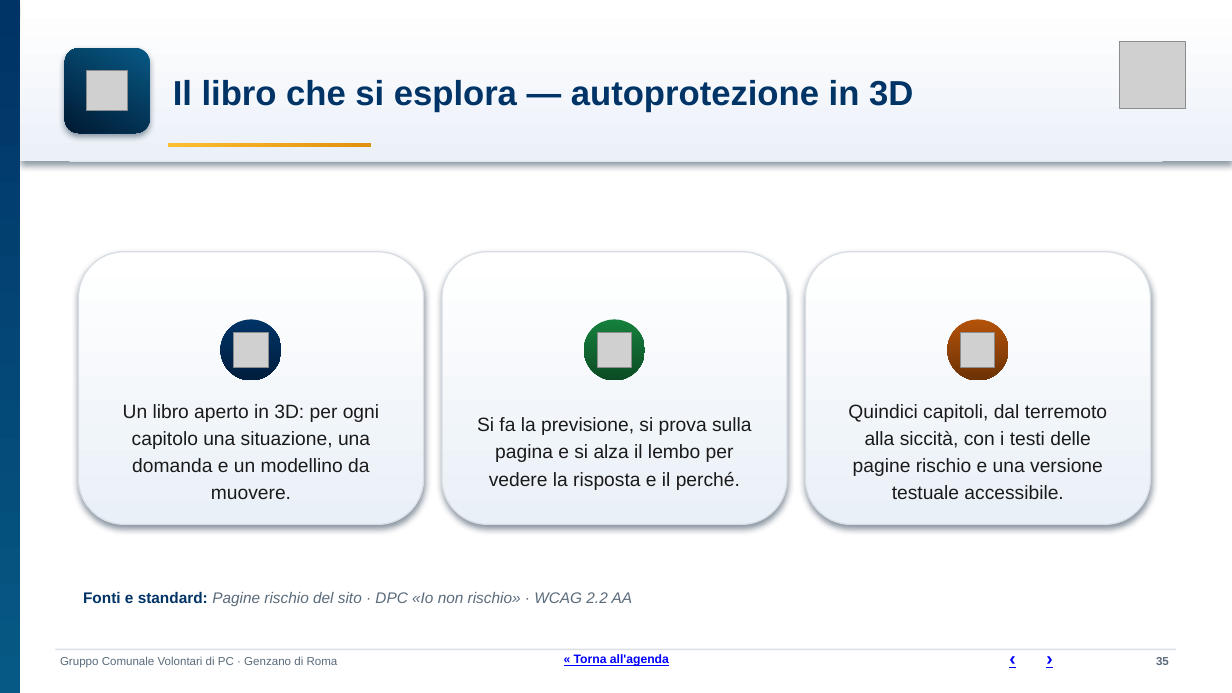
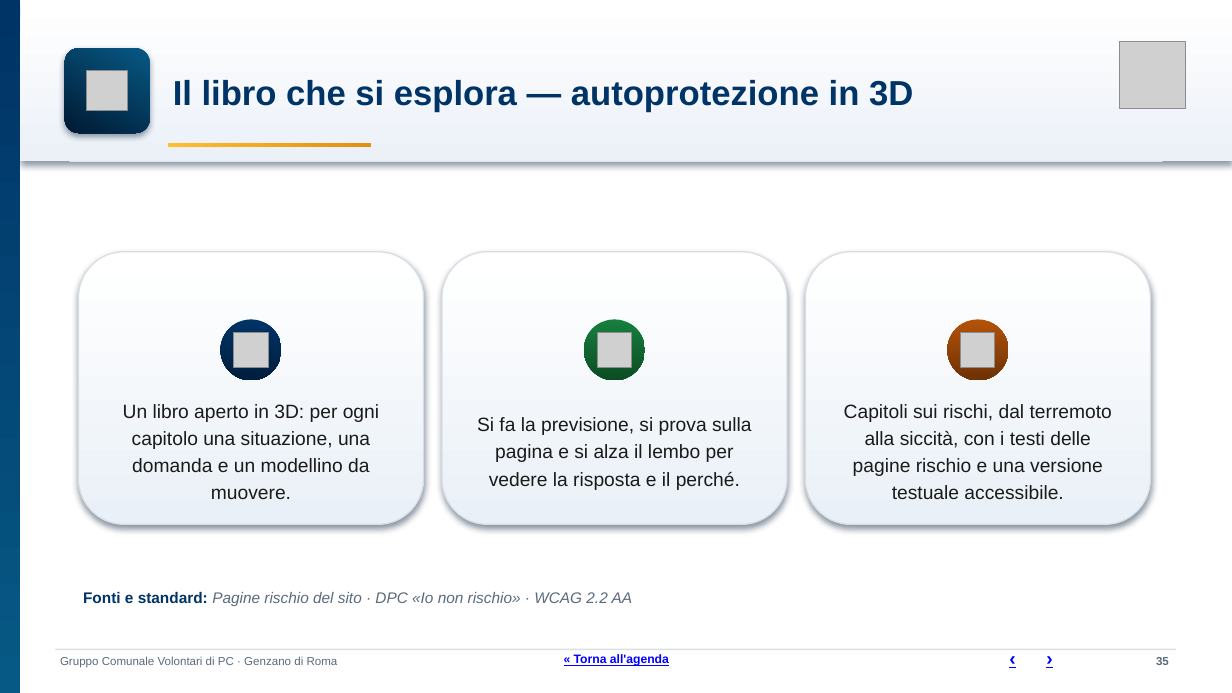
Before and after one commit to SviluppoItaliaDigitale/sito-pc-genzano, a slide deck: slide 35 of static/manuali/presentazione-struttura-sito.pptx. Drawn at 1232x693 pixels with LibreOffice and Linux fonts; fonts in the diff are those of the drawing; grey boxes stand for pictures. Boxes give left, top, right and bottom in pixels: in the first picture for what was removed or moved away, otherwise in the second. Text is boxed around its words. In the diff, an @@ line names an element or a change of style, - is before the commit and + after.

Commit message:
Libro che si esplora: descrizioni senza il numero dei capitoli

```diff
--- a/static/manuali/presentazione-struttura-sito.pptx
+++ b/static/manuali/presentazione-struttura-sito.pptx
@@ text at box(844, 404, 1112, 499): text changed @@
-Quindici capitoli, dal terremoto alla siccità, con i testi delle pagine rischio e una versione testuale accessibile.
+Capitoli sui rischi, dal terremoto alla siccità, con i testi delle pagine rischio e una versione testuale accessibile.
```
Also in this commit, not shown: 8 other files.
